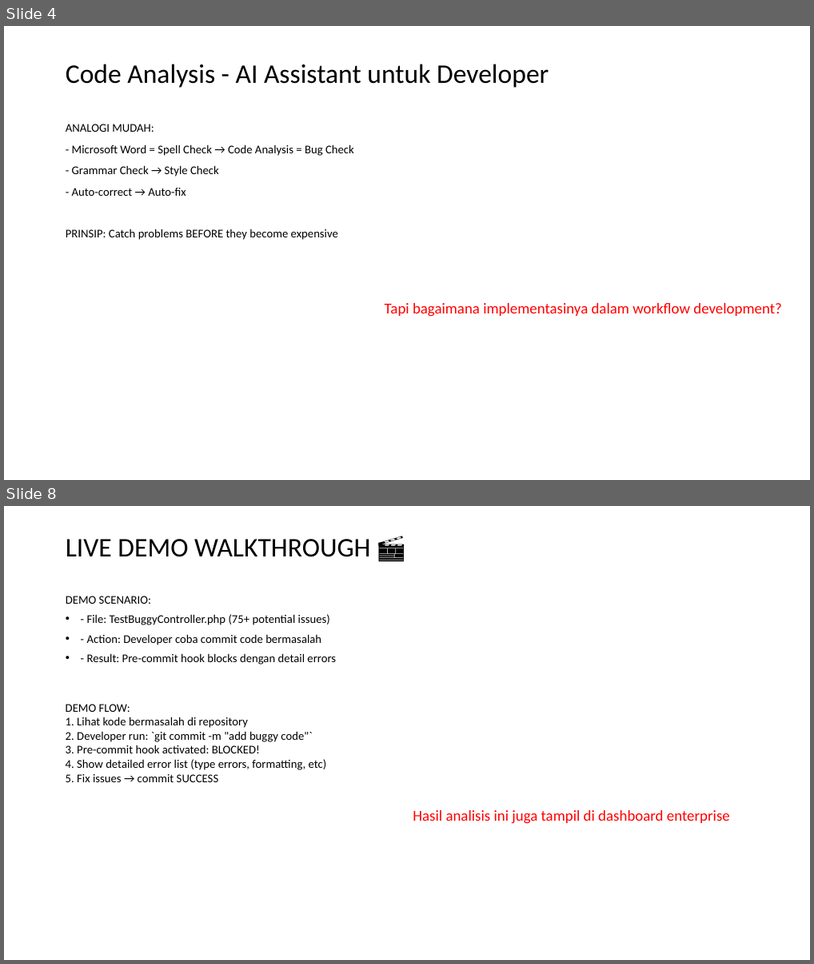
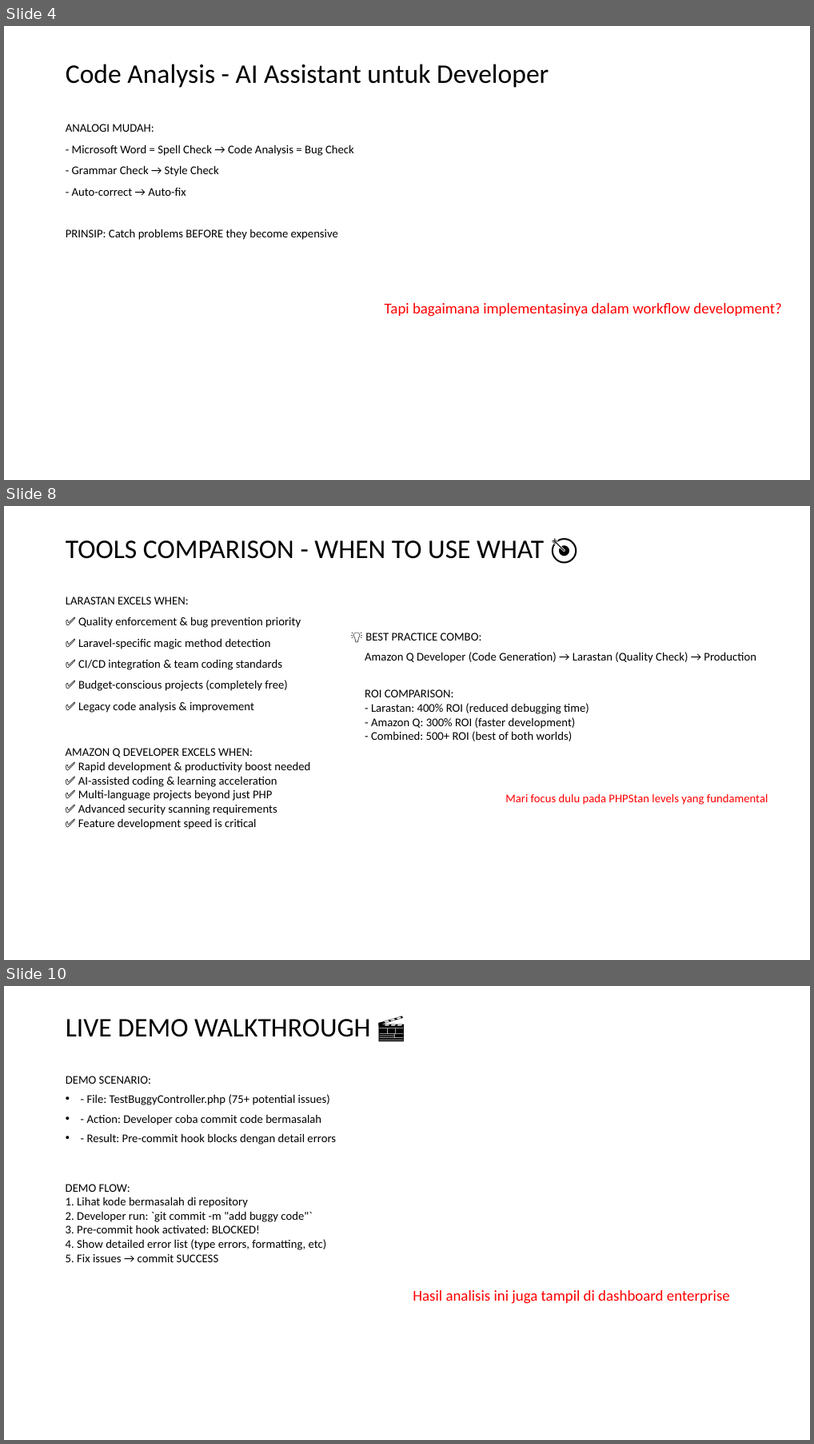
Before and after one commit to njulioiyoo/code-analysis-laravel-nodejs, a slide deck: slides/JNO - Sharing Session Code Analysis.pptx. Shown one above the other, each under a label of ours: slides 4 and 8 before the commit, slides 4, 8 and 10 after it; the slides between them are not shown. The pictures are 814x964 and 814x1444 pixels, drawn with LibreOffice and Linux fonts; fonts in the diff are those of the drawing; background and template pictures are left out. Boxes give left, top, right and bottom in pixels: in the first picture for what was removed or moved away, otherwise in the second. Text is boxed around its words. In the diff, an @@ line names an element or a change of style, - is before the commit and + after.

```diff
--- a/slides/JNO - Sharing Session Code Analysis.pptx
+++ b/slides/JNO - Sharing Session Code Analysis.pptx
@@ slide 8 added at [4, 506, 810, 960], background picture (left out) @@
@@ title added at [66, 540, 544, 559], 32 pt, text #000000 @@
+TOOLS COMPARISON - WHEN TO USE WHAT 🎯
@@ text added at [66, 596, 301, 712], 14 pt, text #000000 @@
+LARASTAN EXCELS WHEN:
+✅ Quality enforcement & bug prevention priority
+✅ Laravel-specific magic method detection
+✅ CI/CD integration & team coding standards
+✅ Budget-conscious projects (completely free)
+✅ Legacy code analysis & improvement
@@ text added at [366, 632, 482, 640], 14 pt, text #000000 @@
+💡 BEST PRACTICE COMBO:
@@ text added at [365, 652, 757, 663], 14 pt, text #000000 @@
+Amazon Q Developer (Code Generation) → Larastan (Quality Check) → Production
@@ text added at [365, 689, 590, 741], 14 pt, text #000000 @@
+ROI COMPARISON:
+- Larastan: 400% ROI (reduced debugging time)
+- Amazon Q: 300% ROI (faster development)
+- Combined: 500+ ROI (best of both worlds)
@@ text added at [66, 748, 310, 829], 14 pt, text #000000 @@
+AMAZON Q DEVELOPER EXCELS WHEN:
+✅ Rapid development & productivity boost needed
+✅ AI-assisted coding & learning acceleration
+✅ Multi-language projects beyond just PHP
+✅ Advanced security scanning requirements
+✅ Feature development speed is critical
@@ text added at [506, 793, 769, 804], 14 pt, text #FF0000 @@
+Mari focus dulu pada PHPStan levels yang fundamental
@@ what was slide 8 is now slide 10 @@
```
Also in this commit, not shown: 2 other slides added, 7 other files.
